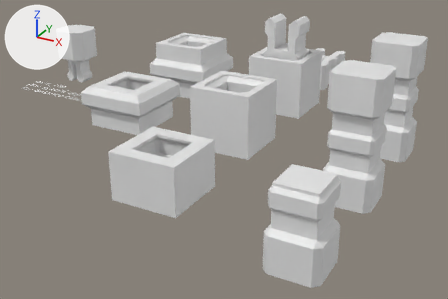
The Blender file blender/clip.blend, before and after one commit.
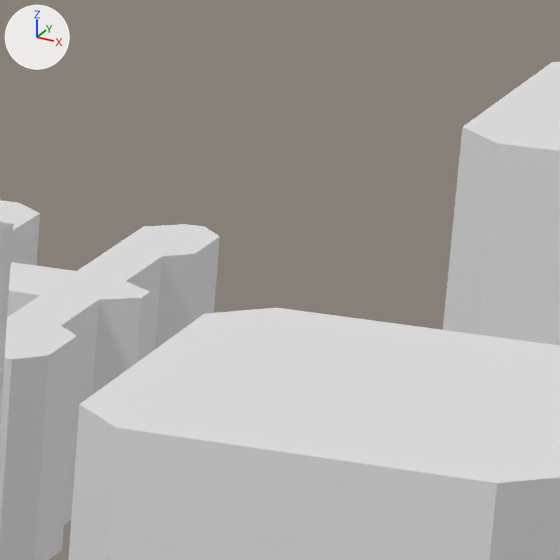
The first picture shows the older version from a 50 mm lens placed at (43.1, -101.7, 39.2), pointed at (-8.7, -7.6, -7.8). The close-ups show both versions on the part from 72% to 86% of the width and 9% to 30% of the height of that picture; other places that the commit changed are outside them. The lights are fixed; the arrows at upper left show +X, +Y and +Z.

The scene before the commit, as lines of its bpy script (objects in view):
```python
me_beziercurve_001 = bpy.data.meshes.new('BezierCurve.001')
me_beziercurve_001.from_pydata(...)  # 28 vertices, 24 faces; spans x 0.0..3.4, y -1.2..3.8, z 0.0..6.5
me_cube_005 = bpy.data.meshes.new('Cube.005')
me_cube_005.from_pydata(...)  # 50 vertices, 36 faces; spans x 0.0..5.0, y -5.0..0.0, z -5.0..0.0
me_cube_014 = bpy.data.meshes.new('Cube.014')
me_cube_014.from_pydata(...)  # 64 vertices, 70 faces; spans x -3.8..3.8, y -3.8..3.8, z -10.0..10.0
ob_clip = bpy.data.objects.new('clip', me_beziercurve_001)
ob_clip.location = (0.0, 18.7, 1.2)
ob_clip.rotation_euler = (1.571, 0.0, 0.0)  # degrees (90, 0, 0)
_m = ob_clip.modifiers.new('Mirror', 'MIRROR')
_m.use_axis = (True, False, True)
_m.use_clip = True
ob_clip_holder = bpy.data.objects.new('clip_holder', me_cube_005)
ob_clip_holder.location = (0.0, 0.0, 5.0)
_m = ob_clip_holder.modifiers.new('Mirror', 'MIRROR')
_m.use_axis = (True, True, True)
ob_clip_holder_negative_applied = bpy.data.objects.new('clip_holder_negative_applied', me_cube_014)
ob_clip_holder_negative_applied.location = (20.0, -20.0, 5.0)
# also in view: 'clip_holder_negative' at (20.0, 0.0, 5.0)
```
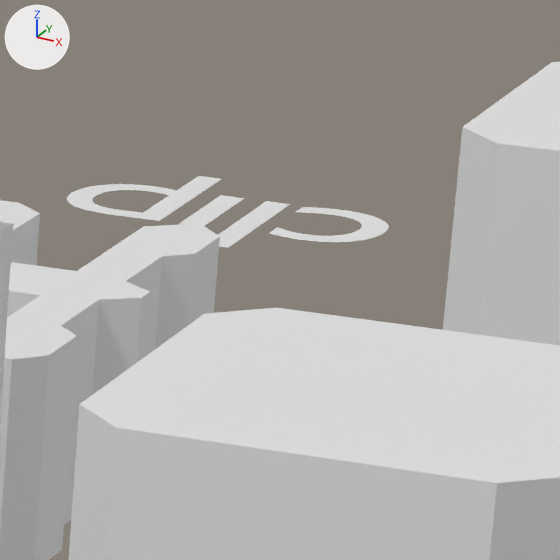
What differs and where, as boxes [x1, y1, x2, y2] in the close-ups (560 x 560 px):
'Text.013', added: after [67, 176, 389, 248]

Diff of the bpy script that builds the scene:
```diff
--- a/blender/clip.blend.py
+++ b/blender/clip.blend.py
@@ txt_label_cube_1x1_013 @@
+txt_label_cube_1x1_013 = bpy.data.curves.new('label_cube_1x1.013', 'FONT')
+txt_label_cube_1x1_013.body = 'clip'
+txt_label_cube_1x1_013.size = 1.04
+txt_label_cube_1x1_013.space_character = 0.9
@@ ob_text_013 @@
+ob_text_013 = bpy.data.objects.new('Text.013', txt_label_cube_1x1_013)
+ob_text_013.parent = ob_clip
+ob_text_013.matrix_parent_inverse = Matrix(((1.0, 0.0, 0.0, 0.0), (0.0, 0.0, 1.0, -1.2), (0.0, -1.0, 0.0, 18.7), (0.0, 0.0, 0.0, 1.0)))
+ob_text_013.location = (5.74, 32.05, 4.0)
+ob_text_013.rotation_euler = (0.0, 0.0, 3.142)  # degrees (0, 0, 180)
+ob_text_013.scale = (6.75, 6.75, 6.75)
```
